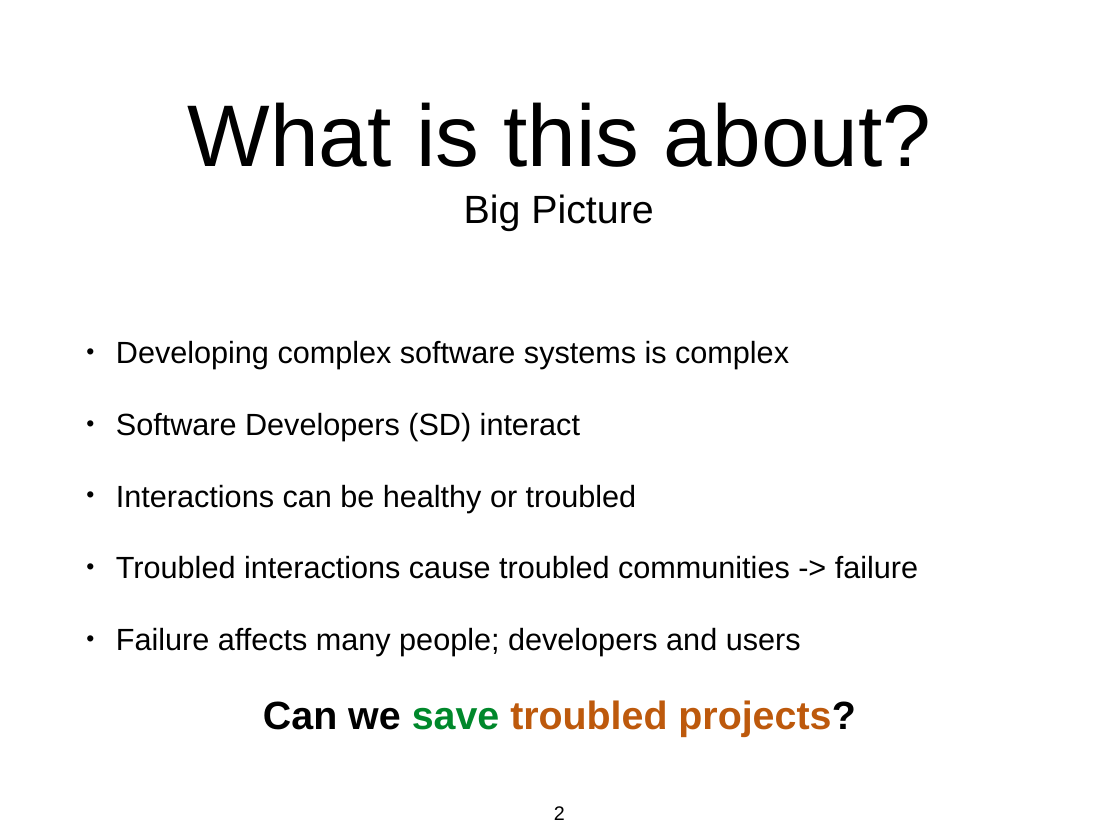
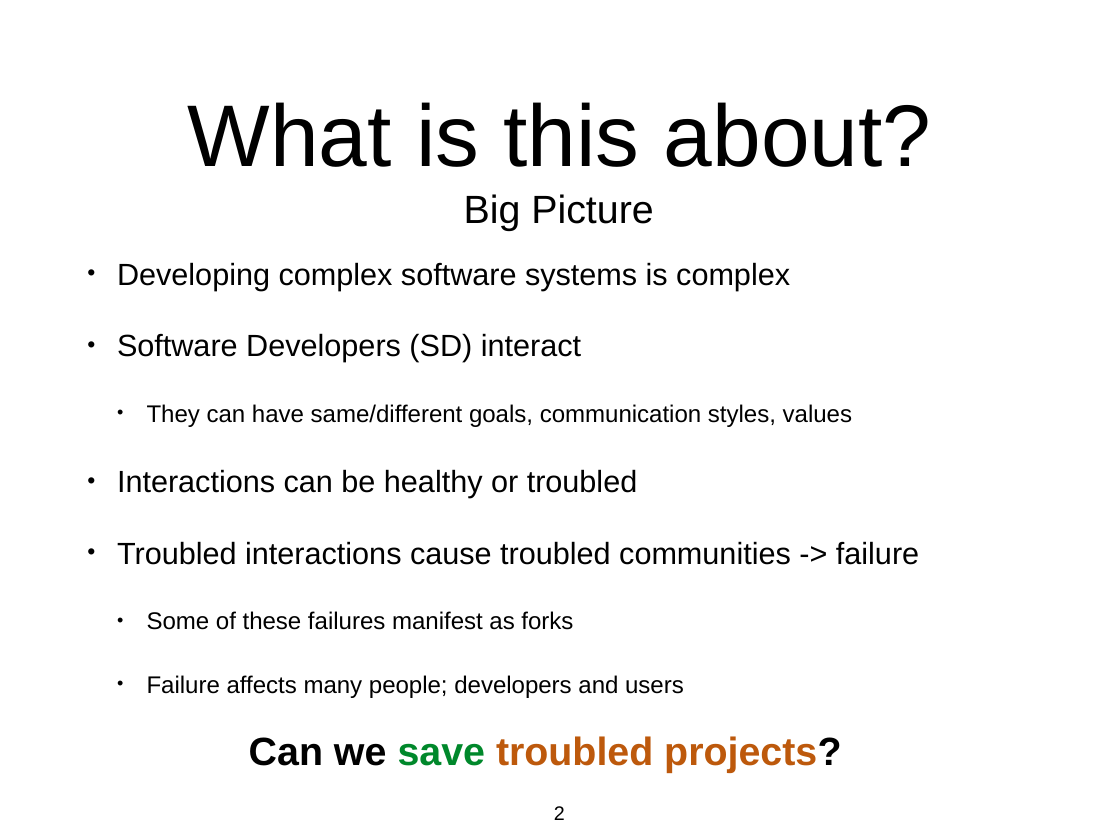
Before and after one commit to azarbakht/prelim, a slide deck: slide 2 of slides/prelim_presentation.pptx. Drawn at 1120x840 pixels with LibreOffice and Linux fonts; fonts in the diff are those of the drawing. Boxes give left, top, right and bottom in pixels: in the first picture for what was removed or moved away, otherwise in the second. Text is boxed around its words. In the diff, an @@ line names an element or a change of style, - is before the commit and + after.

```diff
--- a/slides/prelim_presentation.pptx
+++ b/slides/prelim_presentation.pptx
@@ text "Developing complex software systems is ...": place and size @@
-text "Developing complex software systems is ..." at box(116, 340, 918, 656)
+text "Developing complex software systems is ..." at box(117, 262, 919, 698)
@@ text at box(147, 404, 852, 427): paragraph added @@
+  • They can have same/different goals, communication styles, values
@@ text at box(147, 611, 573, 630): paragraph added @@
+  • Some of these failures manifest as forks
@@ text at box(147, 675, 684, 698): size 28 to 22 pt in "Failure affects many people; developers and users"; list level 1 to 2 in "Failure affects many people; developers ..." @@
@@ text "Can we save troubled projects?": place and size @@
-text "Can we save troubled projects?" at box(263, 700, 855, 737)
+text "Can we save troubled projects?" at box(249, 736, 841, 772)
```
Also in this commit, not shown: 13 other slides changed, 2 other files.
